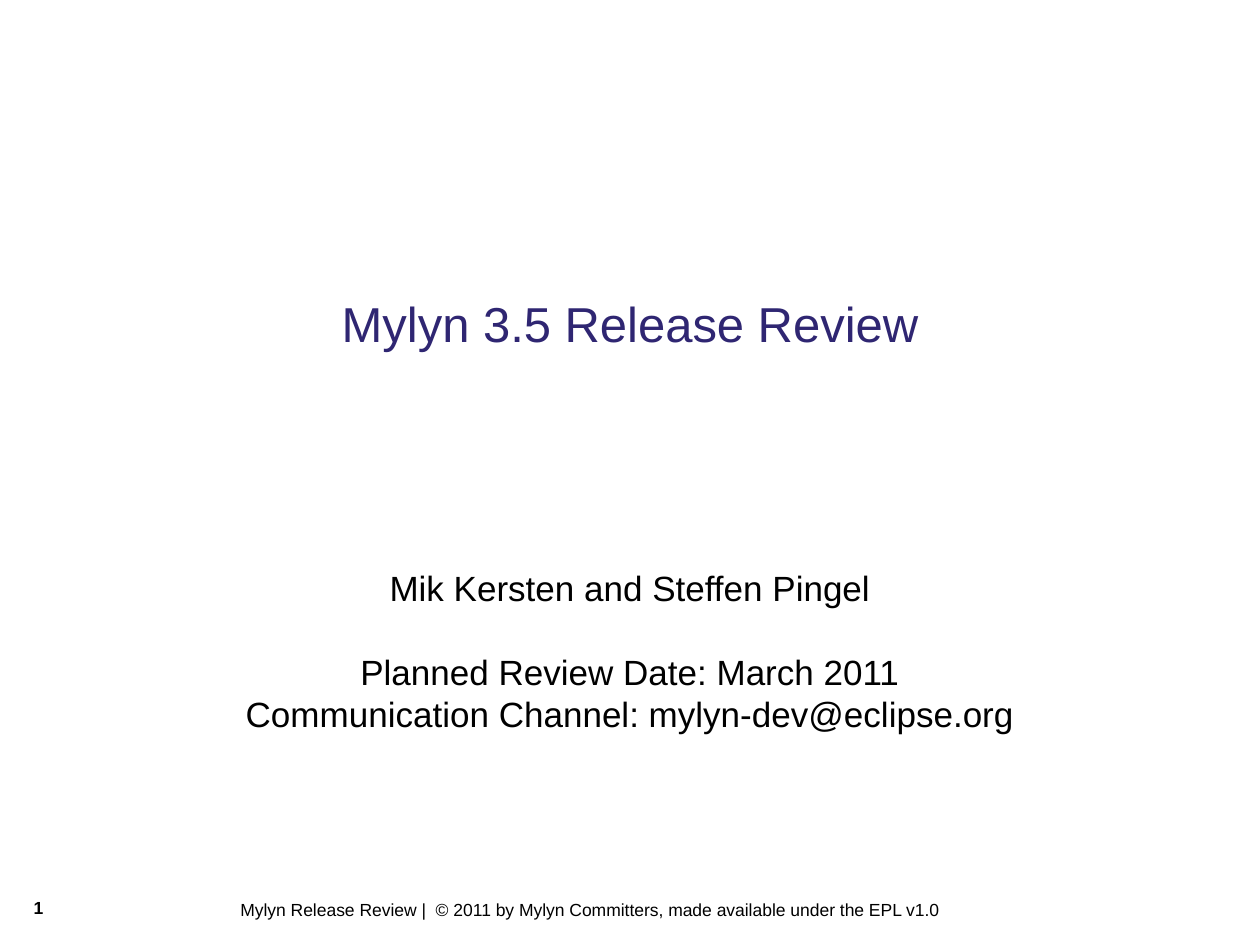
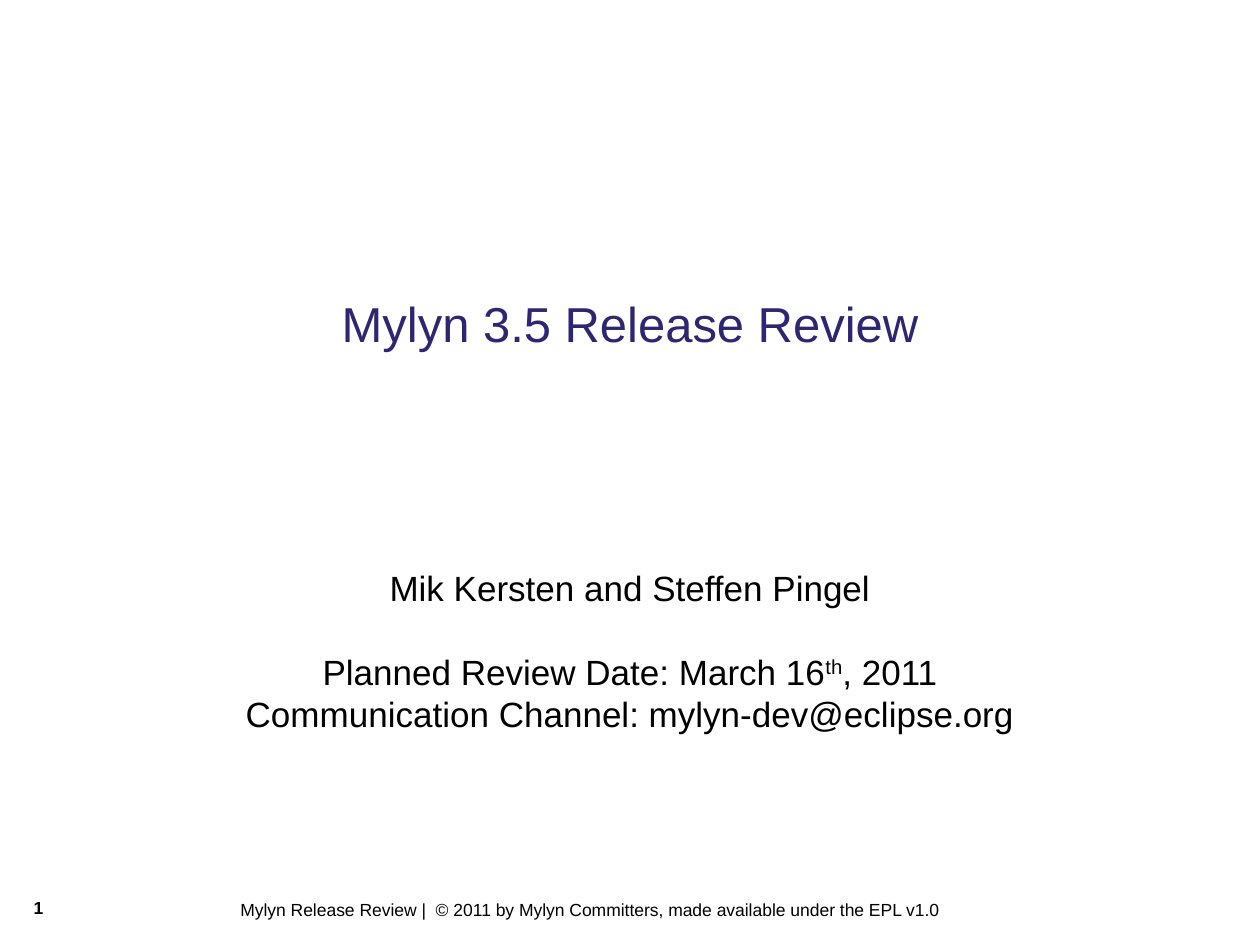
Before and after one commit to eclipse-mylyn/mylyn-website, a slide deck: slide 1 of publications/2011-03-mylyn-3.5-release-review.ppt. Drawn at 1260x945 pixels with LibreOffice and Linux fonts; fonts in the diff are those of the drawing; background and template pictures are left out. Boxes give left, top, right and bottom in pixels: in the first picture for what was removed or moved away, otherwise in the second. Text is boxed around its words. In the diff, an @@ line names an element or a change of style, - is before the commit and + after.

```diff
--- a/publications/2011-03-mylyn-3.5-release-review.ppt
+++ b/publications/2011-03-mylyn-3.5-release-review.ppt
@@ text at (x1=323, y1=659, x2=937, y2=686): text changed @@
-Planned Review Date: March 2011
+Planned Review Date: March 16th, 2011
```
Also in this commit, not shown: 2 other slides changed, 1 slide added, 2 other files.
